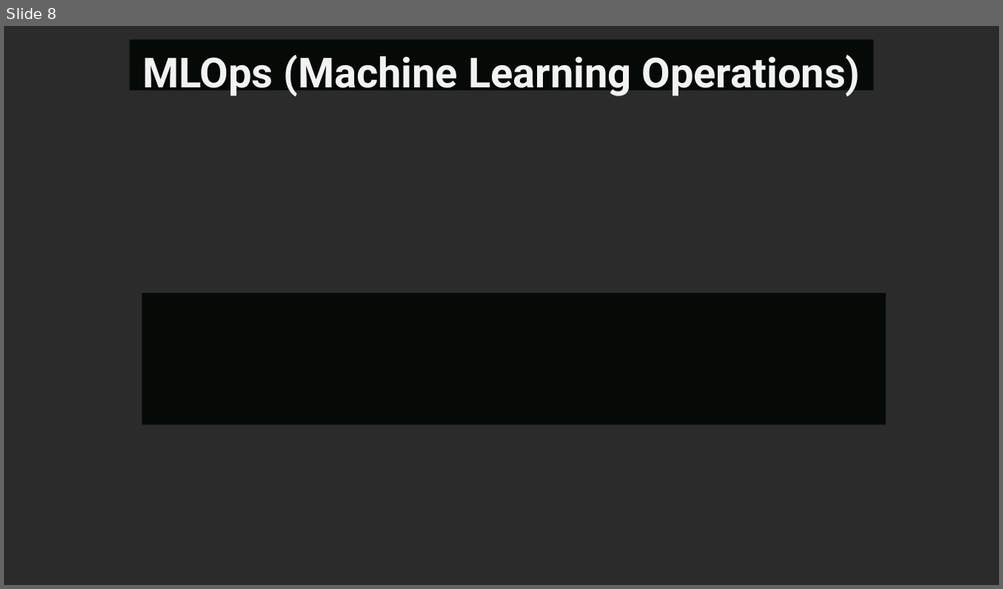
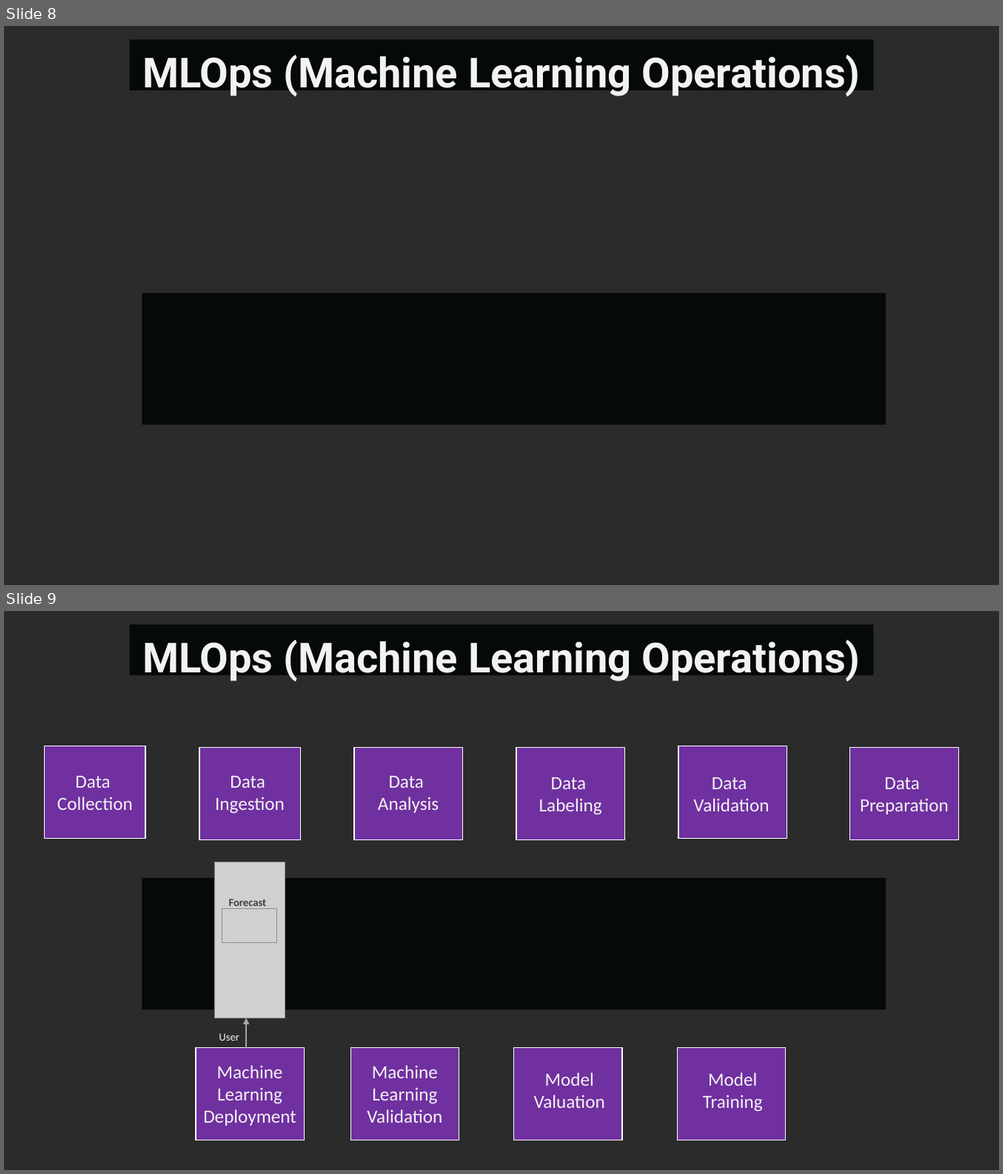
Before and after one commit to DataScience-2021/Analytics-Vidhya, a slide deck: #Data-Engineering/DataEngineering.pptx. Shown one above the other, each under a label of ours: slide 8 before the commit, slides 8 and 9 after it. The pictures are 1003x589 and 1003x1174 pixels, drawn with LibreOffice and Linux fonts; fonts in the diff are those of the drawing; grey boxes stand for pictures; background and template pictures are left out; a plain dark background stands for a picture behind light text. Boxes give left, top, right and bottom in pixels: in the first picture for what was removed or moved away, otherwise in the second. Text is boxed around its words. In the diff, an @@ line names an element or a change of style, - is before the commit and + after.

Commit message:
Update Data-Engineering Blog - 3

```diff
--- a/#Data-Engineering/DataEngineering.pptx
+++ b/#Data-Engineering/DataEngineering.pptx
@@ slide 9 added at (4,611,999,1170), background picture (left out) @@
@@ rectangle added at (129,624,874,675), fill #050A06 @@
@@ text added at (142,640,859,682), 40 pt, text #F2F2F2, bold @@
+MLOps (Machine Learning Operations)
@@ rectangle added at (44,746,145,839), fill #7030A0, outline #FFFFFF 1 pt @@
@@ rectangle added at (199,748,300,840), fill #7030A0, outline #FFFFFF 1 pt @@
@@ rectangle added at (354,748,462,840), fill #7030A0, outline #FFFFFF 1 pt @@
@@ rectangle added at (517,748,625,840), fill #7030A0, outline #FFFFFF 1 pt @@
@@ rectangle added at (678,746,787,839), fill #7030A0, outline #FFFFFF 1 pt @@
@@ rectangle added at (850,748,959,840), fill #7030A0, outline #FFFFFF 1 pt @@
@@ text added at (57,776,133,810), 18 pt, text #F2F2F2 @@
+Data
+Collection
@@ text added at (215,776,284,814), 18 pt, text #F2F2F2 @@
+Data
+Ingestion
@@ text added at (378,776,438,813), 18 pt, text #F2F2F2 @@
+Data
+Analysis
@@ text added at (539,777,602,815), 18 pt, text #F2F2F2 @@
+Data
+Labeling
@@ text added at (693,777,768,812), 18 pt, text #F2F2F2 @@
+Data
+Validation
@@ text added at (859,777,948,815), 18 pt, text #F2F2F2 @@
+Data
+Preparation
@@ picture added at (214,863,284,1019) @@
@@ rectangle added at (142,878,886,1010), fill #050A06 @@
@@ text added at (229,899,267,909), 10.5 pt, text #404040, bold @@
+Forecast
@@ picture added at (222,908,277,943) @@
@@ arrow added from (247, 1048) to (247, 1019), #A6A6A6 1.75 pt @@
@@ rectangle added at (196,1048,304,1141), fill #7030A0, outline #FFFFFF 1 pt @@
@@ text added at (219,1034,239,1041), 10.5 pt, text #F2F2F2 @@
+User
@@ rectangle added at (351,1048,459,1141), fill #7030A0, outline #FFFFFF 1 pt @@
@@ rectangle added at (514,1048,622,1141), fill #7030A0, outline #FFFFFF 1 pt @@
@@ rectangle added at (677,1048,785,1141), fill #7030A0, outline #FFFFFF 1 pt @@
@@ text added at (203,1065,296,1126), 18 pt, text #F2F2F2 @@
+Machine
+Learning
+Deployment
@@ text added at (367,1065,442,1123), 18 pt, text #F2F2F2 @@
+Machine
+Learning
+Validation
@@ text added at (534,1073,605,1108), 18 pt, text #F2F2F2 @@
+Model
+Valuation
@@ text added at (703,1073,762,1112), 18 pt, text #F2F2F2 @@
+Model
+Training
```
Also in this commit, not shown: 2 other slides added, 5 other files.
